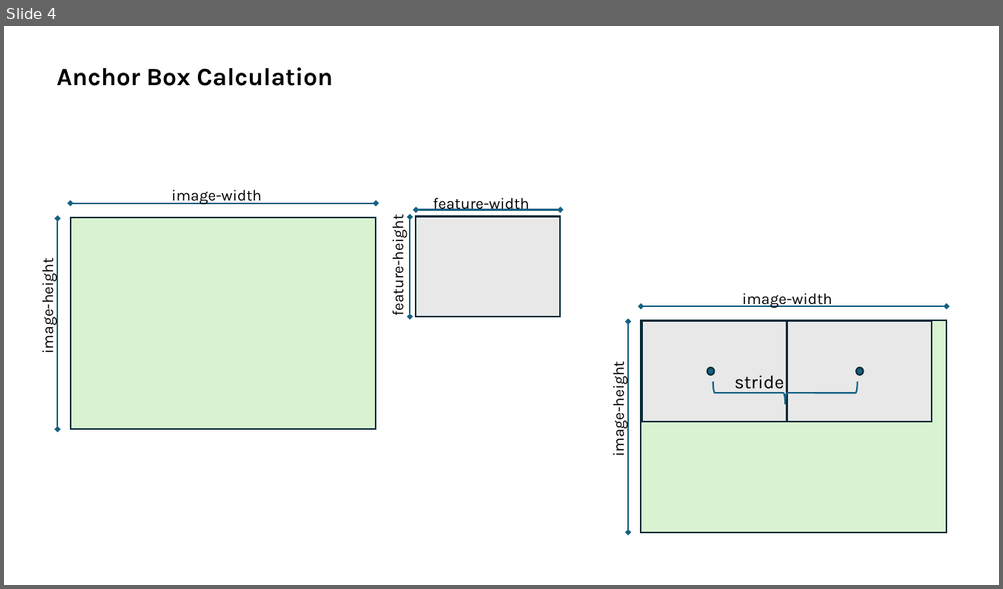
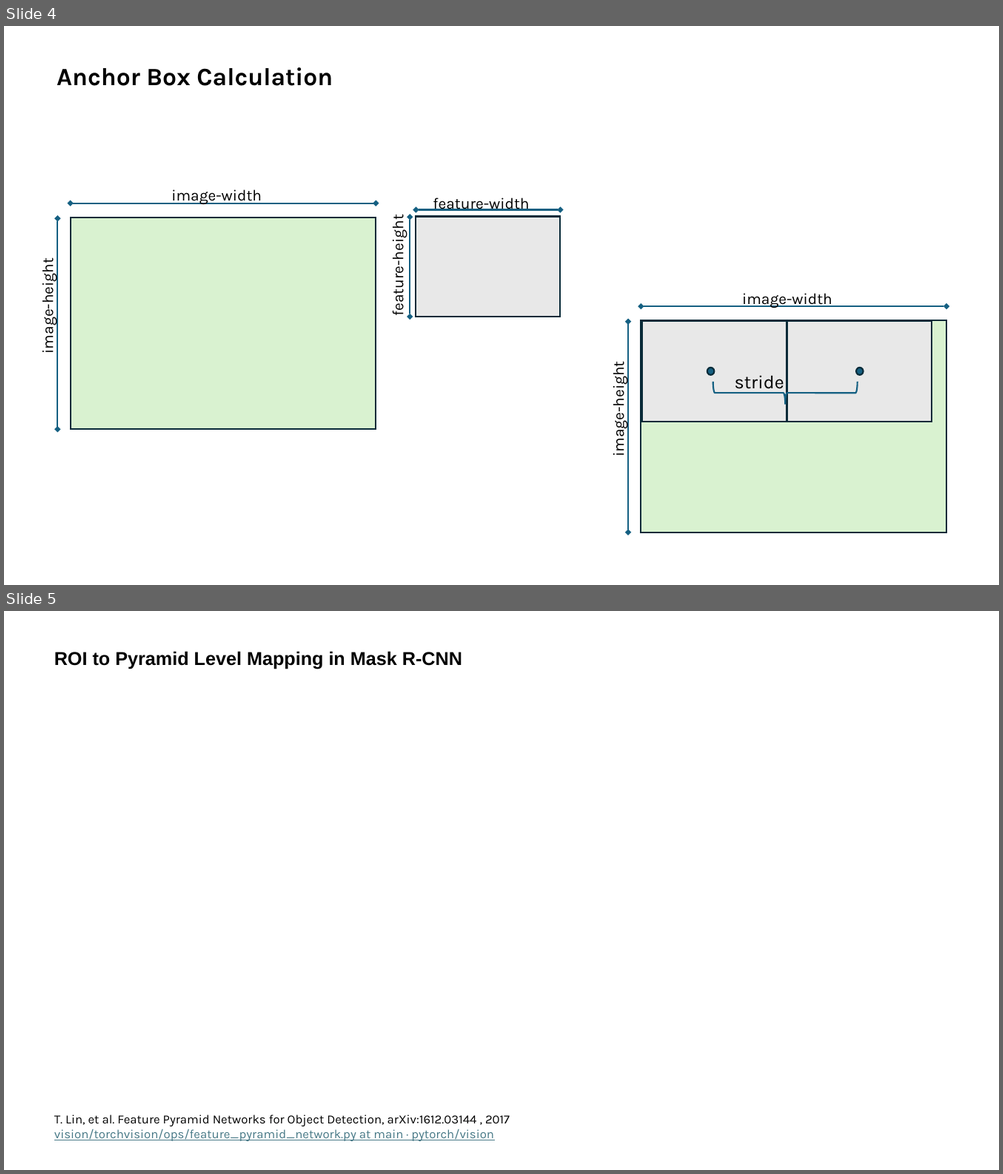
Before and after one commit to s-reaungamornrat/video_processing, a slide deck: mask_rcnn/doc/networks.pptx. Shown one above the other, each under a label of ours: slide 4 before the commit, slides 4 and 5 after it. The pictures are 1003x589 and 1003x1174 pixels, drawn with LibreOffice and Linux fonts; fonts in the diff are those of the drawing; grey boxes stand for pictures. Boxes give left, top, right and bottom in pixels: in the first picture for what was removed or moved away, otherwise in the second. Text is boxed around its words. In the diff, an @@ line names an element or a change of style, - is before the commit and + after.

Commit message:
dev: mask_rcnn/notebook: study mask-rcnn

```diff
--- a/mask_rcnn/doc/networks.pptx
+++ b/mask_rcnn/doc/networks.pptx
@@ slide 5 added at <box>4,611,999,1170</box>, background #FFFFFF @@
@@ text added at <box>54,651,462,669</box>, 18 pt, text #000000, bold @@
+ROI to Pyramid Level Mapping in Mask R-CNN
@@ text added at <box>54,1115,509,1142</box>, 12 pt, text #000000 @@
+T. Lin, et al. Feature Pyramid Networks for Object Detection, arXiv:1612.03144 , 2017
+vision/torchvision/ops/feature_pyramid_network.py at main · pytorch/vision
```
Also in this commit, not shown: 1 slide changed, 4 other slides added, 12 other files.
